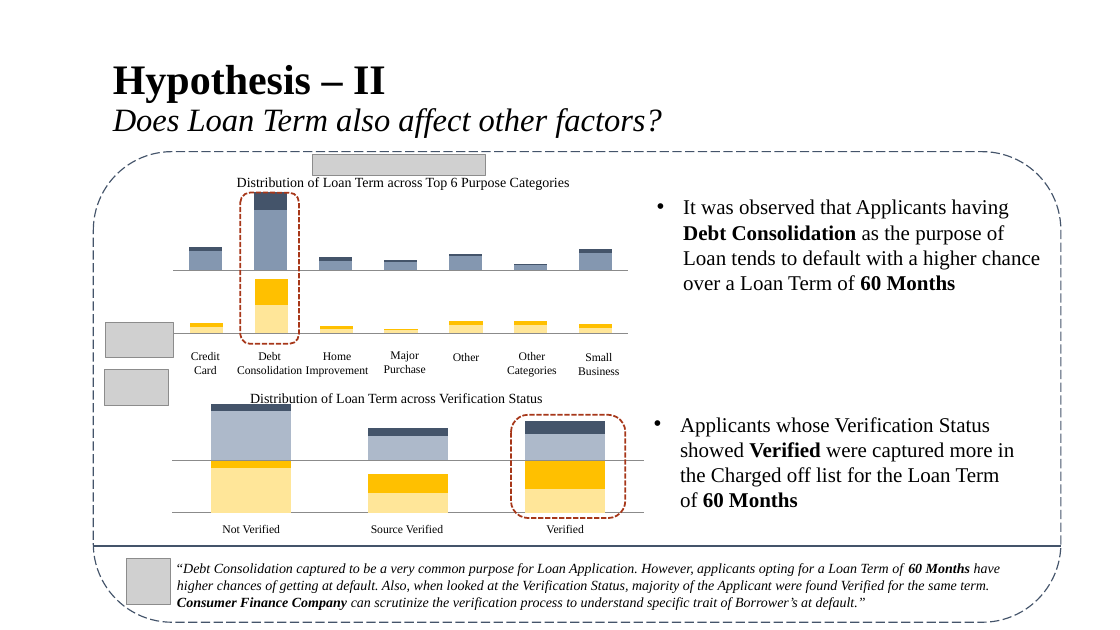
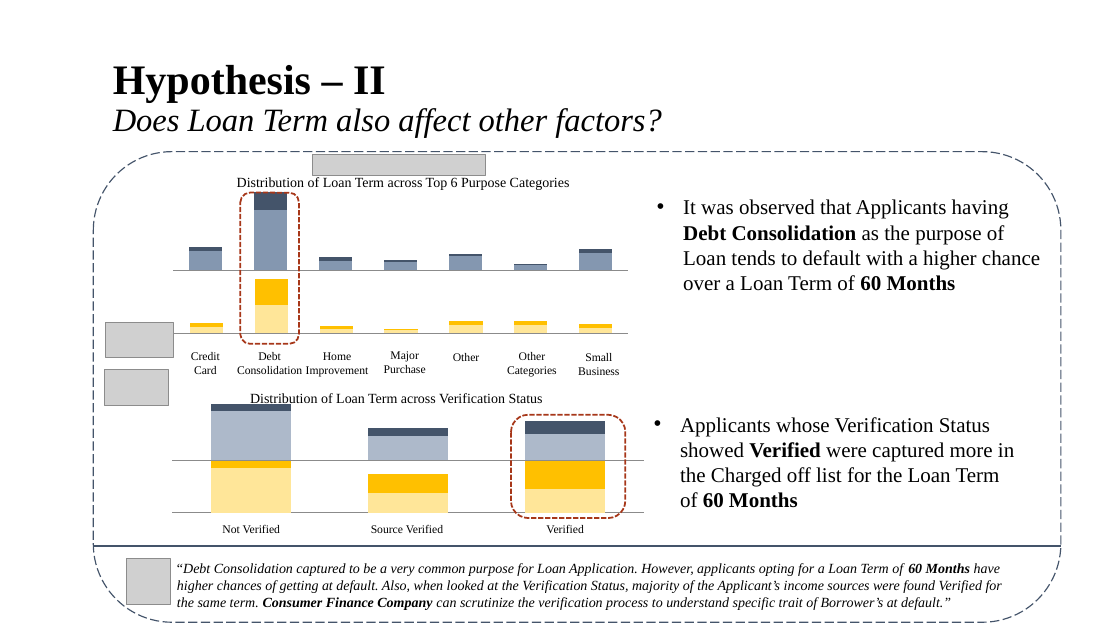
Before and after one commit to brijesh1100/P2-Gramener-Case-Study, a slide deck: slide 7 of Gramener_Case_Study_Presentation_SS.pptx. Drawn at 1120x630 pixels with LibreOffice and Linux fonts; fonts in the diff are those of the drawing; grey boxes stand for pictures; background and template pictures are left out. Boxes give left, top, right and bottom in pixels: in the first picture for what was removed or moved away, otherwise in the second. Text is boxed around its words. In the diff, an @@ line names an element or a change of style, - is before the commit and + after.

```diff
--- a/Gramener_Case_Study_Presentation_SS.pptx
+++ b/Gramener_Case_Study_Presentation_SS.pptx
@@ text at [177,563,1002,610]: text changed @@
-“Debt Consolidation captured to be a very common purpose for Loan Application. However, applicants opting for a Loan Term of 60 Months have higher chances of getting at default. Also, when looked at the Verification Status, majority of the Applicant were found Verified for the same term. Consumer Finance Company can scrutinize the verification process to understand specific trait of Borrower’s at default.”
+“Debt Consolidation captured to be a very common purpose for Loan Application. However, applicants opting for a Loan Term of 60 Months have higher chances of getting at default. Also, when looked at the Verification Status, majority of the Applicant’s income sources were found Verified for the same term. Consumer Finance Company can scrutinize the verification process to understand specific trait of Borrower’s at default.”
```
Also in this commit, not shown: 1 other slide changed, 3 slides added, 1 slide removed.
